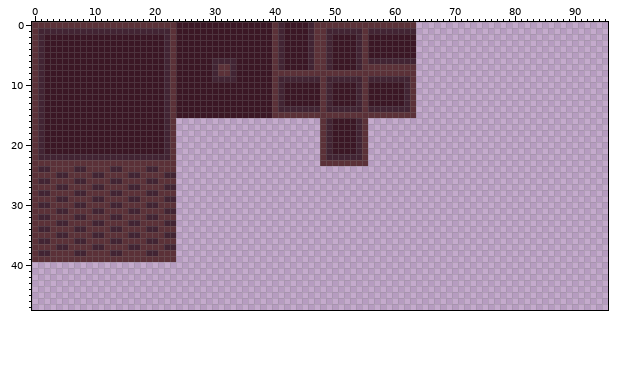
Pixel-art file, stored at thrower_alchemist/assets/tilesets/walls/walls_floor1.aseprite. That is the earlier state.
96x48 pixels, 1 frame.
Now the later version:
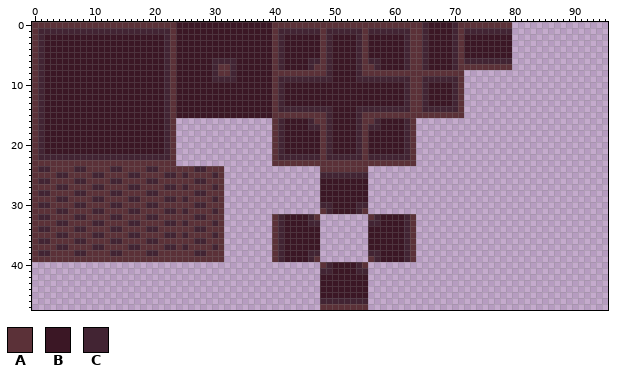
Palette (. is transparent): A #5b3138  B #3b1725  C #422433
Message: feat: Added all tiles to use in game
Change:
Changed rows in their new state; - is an unchanged pixel.
Layers "Layer 2", "Background":
first column x 24:
 0 -----------------AAAAAA-----------------ACBBBBCAAAAAAAAA
 1 ------------------CCCC-C---------------AACBBBBCACCCCCCCC
 2 ----------------------BB--------------CAACBBBBCABBBBBBBB
 3 ----------------------BB--------------CAACBBBBCABBBBBBBB
 4 ----------------------BB--------------CAACBBBBCABBBBBBBB
 5 ----------------------BB--------------CAACBBBBCABBBBBBBB
 6 -----------------------C----------BBBB-AACBBBBCACCCCCCCC
 7 ---------------------------------CBBBBC-ACBBBBCAAAAAAAAA
 8 -------------------------CBBBBC---------AAAAAAAA--------
 9 ------------------------C-BBBB-C--------ACCCCCCA--------
10 ------------------------BB----BB--------ACBBBBCA--------
11 ------------------------BB----BB--------ACBBBBCA--------
12 ------------------------BB----BB--------ACBBBBCA--------
13 ------------------------BB----BB--------ACBBBBCA--------
14 ------------------------C-BBBB-C--------ACCCCCCA--------
15 -------------------------CBBBBC---------AAAAAAAA--------
16 ----------------ACBBBBCA--------ACBBBBCA----------------
17 ----------------ACBBBBCC--------CCBBBBCA----------------
18 ----------------ACBBBBBB--------BBBBBBCA----------------
19 ----------------ACBBBBBB--------BBBBBBCA----------------
20 ----------------ACBBBBBB--------BBBBBBCA----------------
21 ----------------ACBBBBBB--------BBBBBBCA----------------
22 ----------------ACCCCCCC--------CCCCCCCA----------------
23 ----------------AAAAAAAA--------AAAAAAAA----------------
24 AAACCAAA----------------AAAAAAAA------------------------
25 ACAAAACA----------------CCCCCCCC------------------------
26 AAACCAAA----------------BBBBBBBB------------------------
27 ACAAAACA----------------BBBBBBBB------------------------
28 AAACCAAA----------------BBBBBBBB------------------------
29 ACAAAACA----------------BBBBBBBB------------------------
30 AAACCAAA----------------CCBBBBCC------------------------
31 ACAAAACA----------------ACBBBBCA------------------------
32 AAACCAAA--------ACBBBBCA--------ACBBBBCA----------------
33 ACAAAACA--------ACBBBBCC--------CCBBBBCA----------------
34 AAACCAAA--------ACBBBBBB--------BBBBBBCA----------------
35 ACAAAACA--------ACBBBBBB--------BBBBBBCA----------------
36 AAACCAAA--------ACBBBBBB--------BBBBBBCA----------------
37 ACAAAACA--------ACBBBBBB--------BBBBBBCA----------------
38 AAACCAAA--------ACBBBBCC--------CCBBBBCA----------------
39 AAAAAAAA--------ACBBBBCA--------ACBBBBCA----------------
40 ------------------------ACBBBBCA------------------------
41 ------------------------CCBBBBCC------------------------
42 ------------------------BBBBBBBB------------------------
43 ------------------------BBBBBBBB------------------------
44 ------------------------BBBBBBBB------------------------
45 ------------------------BBBBBBBB------------------------
46 ------------------------CCCCCCCC------------------------
47 ------------------------AAAAAAAA------------------------
Boxes around the changes in both pictures, in picture pixels (x1, y1, x2, y2):
changed: (272, 22, 512, 310)
added: (176, 166, 224, 262)
